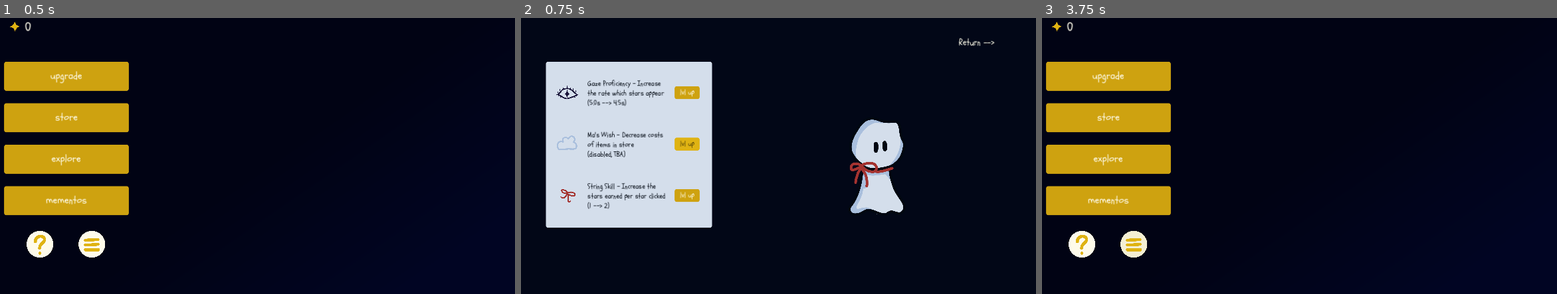
Above: before the commit, frames 1-3 (left to right).
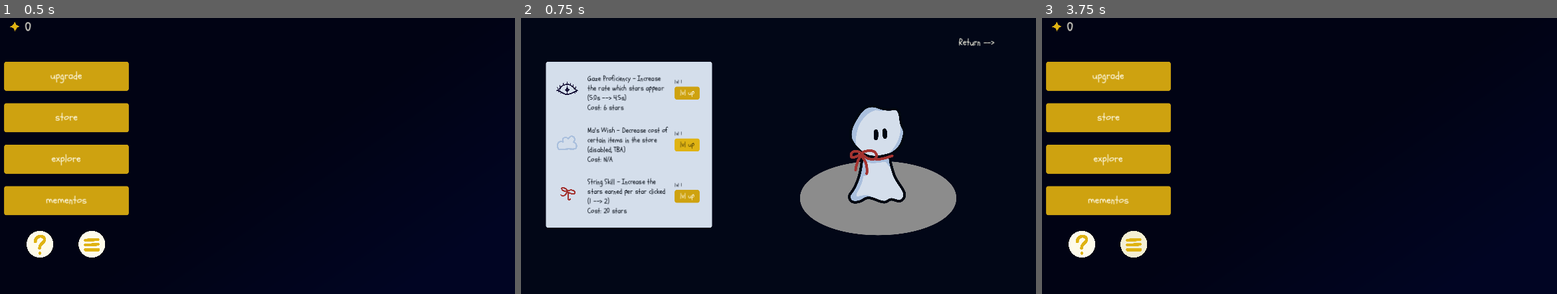
Above: after the commit, the same moments.

Repository: solicht88/I-am-a-Fluff
Game: Godot game, scene res://scenes/main/main.tscn
The game is run twice, just before and just after one commit, with the same random seed, the same clock (stepped at 60 frames per second) and the same inputs.
Inputs (mouse positions are in pixels of both pictures, inside the frame that each line leads up to):
- Up to frame 1 (0.5 s): no input
- Up to frame 2 (0.75 s): click "upgrade" at 0.5 s
- Up to frame 3 (3.75 s): click "lvl up" at 1.25 s; click "lvl up" at 2 s; click "Return -->" at 2.75 s; click (1134, 244) at 3.5 s

Frame 1 is identical in both runs. In frame 2, 9.6% of the frame differs, in the area x 6-85%, y 20-79%; in frame 3, nothing differs.
Error after the commit: Invalid type in function 'add_child' in base 'Control (main_interface.gd)'. The Object-derived class of argument 1 (PackedScene) is not a subclass of the expec…

Commit message:
added cost + lvl info to upgrade ui, updated main menu + resume/quit game, working on saves

Diff:
--- a/project.godot
+++ b/project.godot
@@ -15,6 +15,10 @@
 config/features=PackedStringArray("4.2", "Forward Plus")
 config/icon="res://img/icons/puff_icon.png"
 
+[autoload]
+
+Save="*res://scripts/main/save.gd"
+
 [display]
 
 window/size/viewport_width=1280
@@ -25,6 +29,10 @@
 
 enabled=PackedStringArray("res://addons/wakatime/plugin.cfg")
 
+[filesystem]
+
+import/blender/enabled=false
+
 [input]
 
 leftclick={
--- /dev/null
+++ b/scenes/dark_text.tres
@@ -0,0 +1,18 @@
+[gd_resource type="Theme" load_steps=3 format=3 uid="uid://ba7ehrhp4kipx"]
+
+[ext_resource type="FontFile" uid="uid://bowrdqh4kjwdd" path="res://fonts/Schoolbell-Regular.ttf" id="1_e5j1q"]
+
+[sub_resource type="StyleBoxEmpty" id="StyleBoxEmpty_562bb"]
+
+[resource]
+Label/colors/font_color = Color(0, 0.027451, 0.0666667, 1)
+Label/colors/font_outline_color = Color(0, 0.027451, 0.0666667, 1)
+Label/colors/font_shadow_color = Color(0, 0, 0, 0)
+Label/constants/line_spacing = 1
+Label/constants/outline_size = 0
+Label/constants/shadow_offset_x = 1
+Label/constants/shadow_offset_y = 1
+Label/constants/shadow_outline_size = 1
+Label/font_sizes/font_size = 16
+Label/fonts/font = ExtResource("1_e5j1q")
+Label/styles/normal = SubResource("StyleBoxEmpty_562bb")
--- a/scenes/main/interface.tscn
+++ b/scenes/main/interface.tscn
@@ -124,3 +124,4 @@
 texture_hover = ExtResource("9_no8pp")
 
 [connection signal="pressed" from="upgrade" to="." method="_on_upgrade_pressed"]
+[connection signal="pressed" from="menu" to="." method="_on_menu_pressed"]
--- a/scenes/main/menu.tscn
+++ b/scenes/main/menu.tscn
@@ -1,11 +1,13 @@
 [gd_scene load_steps=3 format=3 uid="uid://b5kl0q7qgula4"]
 
 [ext_resource type="Theme" uid="uid://cju4d47giq4m6" path="res://scenes/button.tres" id="1_akeyt"]
-[ext_resource type="Script" path="res://scripts/main/save.gd" id="2_7vak5"]
+[ext_resource type="Script" path="res://scripts/main/menu.gd" id="1_utqdv"]
 
 [node name="menu" type="Control"]
+z_index = 1
 layout_mode = 3
 anchors_preset = 0
+script = ExtResource("1_utqdv")
 
 [node name="ColorRect" type="ColorRect" parent="."]
 custom_minimum_size = Vector2(1280, 720)
@@ -14,25 +16,39 @@
 offset_bottom = 720.0
 color = Color(0, 0, 0, 0.686275)
 
-[node name="exit" type="Button" parent="."]
+[node name="resume" type="Button" parent="."]
 custom_minimum_size = Vector2(300, 70)
 layout_mode = 1
 offset_left = 490.0
-offset_top = 375.0
+offset_top = 215.0
 offset_right = 790.0
-offset_bottom = 445.0
+offset_bottom = 285.0
 mouse_default_cursor_shape = 2
 theme = ExtResource("1_akeyt")
-text = "Exit Game"
+text = "Resume"
 
 [node name="save" type="Button" parent="."]
 custom_minimum_size = Vector2(300, 70)
 layout_mode = 1
 offset_left = 490.0
-offset_top = 275.0
+offset_top = 325.0
 offset_right = 790.0
-offset_bottom = 345.0
+offset_bottom = 395.0
 mouse_default_cursor_shape = 2
 theme = ExtResource("1_akeyt")
 text = "Save Progress"
-script = ExtResource("2_7vak5")
+
+[node name="exit" type="Button" parent="."]
+custom_minimum_size = Vector2(300, 70)
+layout_mode = 1
+offset_left = 491.0
+offset_top = 435.0
+offset_right = 791.0
+offset_bottom = 505.0
+mouse_default_cursor_shape = 2
+theme = ExtResource("1_akeyt")
+text = "Exit Game"
+
+[connection signal="pressed" from="resume" to="." method="_on_resume_pressed"]
+[connection signal="pressed" from="save" to="." method="_on_save_pressed"]
+[connection signal="pressed" from="exit" to="." method="_on_exit_pressed"]
--- a/scenes/upgrade/upg_interface.tscn
+++ b/scenes/upgrade/upg_interface.tscn
@@ -1,9 +1,9 @@
-[gd_scene load_steps=11 format=3 uid="uid://dinpmsn60y4kv"]
+[gd_scene load_steps=9 format=3 uid="uid://dinpmsn60y4kv"]
 
 [ext_resource type="Script" path="res://scripts/upgrade/upg_interface.gd" id="1_edecy"]
 [ext_resource type="Theme" uid="uid://cju4d47giq4m6" path="res://scenes/button.tres" id="1_ttde2"]
 [ext_resource type="Texture2D" uid="uid://srynbfw1fua0" path="res://img/icons/eye.png" id="2_074lk"]
-[ext_resource type="FontFile" uid="uid://bowrdqh4kjwdd" path="res://fonts/Schoolbell-Regular.ttf" id="2_hc1nt"]
+[ext_resource type="Theme" uid="uid://ba7ehrhp4kipx" path="res://scenes/dark_text.tres" id="4_3u4h4"]
 [ext_resource type="Texture2D" uid="uid://bj6rwfm3cb87e" path="res://img/icons/cloud.png" id="5_2v2mj"]
 [ext_resource type="Texture2D" uid="uid://by210xn245wxk" path="res://img/icons/string.png" id="6_k0ak1"]
 
@@ -13,21 +13,6 @@
 corner_radius_top_right = 5
 corner_radius_bottom_right = 5
 corner_radius_bottom_left = 5
-
-[sub_resource type="StyleBoxEmpty" id="StyleBoxEmpty_562bb"]
-
-[sub_resource type="Theme" id="Theme_df3nj"]
-Label/colors/font_color = Color(0, 0.027451, 0.0666667, 1)
-Label/colors/font_outline_color = Color(0, 0.027451, 0.0666667, 1)
-Label/colors/font_shadow_color = Color(0, 0, 0, 0)
-Label/constants/line_spacing = 1
-Label/constants/outline_size = 0
-Label/constants/shadow_offset_x = 1
-Label/constants/shadow_offset_y = 1
-Label/constants/shadow_outline_size = 1
-Label/font_sizes/font_size = 16
-Label/fonts/font = ExtResource("2_hc1nt")
-Label/styles/normal = SubResource("StyleBoxEmpty_562bb")
 
 [sub_resource type="StyleBoxFlat" id="StyleBoxFlat_i304k"]
 bg_color = Color(0.6, 0.6, 0.6, 0)
@@ -53,18 +38,19 @@
 [node name="gaze" type="TextureRect" parent="."]
 layout_mode = 0
 offset_left = 115.0
-offset_top = 200.0
+offset_top = 190.0
 offset_right = 1139.0
-offset_bottom = 1224.0
+offset_bottom = 1214.0
 scale = Vector2(0.07, 0.07)
 texture = ExtResource("2_074lk")
 
 [node name="gaze_btn" type="Button" parent="."]
 custom_minimum_size = Vector2(60, 30)
+layout_mode = 0
 offset_left = 410.0
-offset_top = 219.0
+offset_top = 220.0
 offset_right = 470.0
-offset_bottom = 249.0
+offset_bottom = 250.0
 mouse_default_cursor_shape = 2
 theme = ExtResource("1_ttde2")
 theme_override_font_sizes/font_size = 16
@@ -74,13 +60,24 @@
 custom_minimum_size = Vector2(200, 2.08165e-12)
 layout_mode = 0
 offset_left = 200.0
-offset_top = 202.0
+offset_top = 190.0
 offset_right = 400.0
-offset_bottom = 270.0
-theme = SubResource("Theme_df3nj")
+offset_bottom = 281.0
+theme = ExtResource("4_3u4h4")
 text = "Gaze Proficiency - Increase the rate which stars appear
-(5.0s --> 4.5s)"
+(5.0s --> 4.5s)
+Cost: 6 stars"
 autowrap_mode = 2
+
+[node name="gaze_lvl" type="Label" parent="."]
+layout_mode = 0
+offset_left = 410.0
+offset_top = 200.0
+offset_right = 427.0
+offset_bottom = 217.0
+theme = ExtResource("4_3u4h4")
+theme_override_font_sizes/font_size = 12
+text = "lvl 1"
 
 [node name="wish" type="TextureRect" parent="."]
 layout_mode = 0
@@ -93,10 +90,11 @@
 
 [node name="wish_btn" type="Button" parent="."]
 custom_minimum_size = Vector2(60, 30)
+layout_mode = 0
 offset_left = 410.0
-offset_top = 343.0
+offset_top = 345.0
 offset_right = 470.0
-offset_bottom = 373.0
+offset_bottom = 375.0
 mouse_default_cursor_shape = 2
 theme = ExtResource("1_ttde2")
 theme_override_font_sizes/font_size = 16
@@ -107,29 +105,41 @@
 custom_minimum_size = Vector2(200, 2.08165e-12)
 layout_mode = 0
 offset_left = 200.0
-offset_top = 326.0
+offset_top = 315.0
 offset_right = 400.0
-offset_bottom = 394.0
-theme = SubResource("Theme_df3nj")
-text = "Ma's Wish - Decrease costs of items in store
-(disabled, TBA)"
+offset_bottom = 406.0
+theme = ExtResource("4_3u4h4")
+text = "Ma's Wish - Decrease cost of certain items in the store
+(disabled, TBA)
+Cost: N/A"
 autowrap_mode = 2
 
-[node name="string" type="TextureRect" parent="."]
+[node name="wish_lvl" type="Label" parent="."]
+layout_mode = 0
+offset_left = 410.0
+offset_top = 325.0
+offset_right = 427.0
+offset_bottom = 342.0
+theme = ExtResource("4_3u4h4")
+theme_override_font_sizes/font_size = 12
+text = "lvl 1"
+
+[node name="red_string" type="TextureRect" parent="."]
 layout_mode = 0
 offset_left = 115.0
-offset_top = 445.0
+offset_top = 440.0
 offset_right = 1139.0
-offset_bottom = 1469.0
+offset_bottom = 1464.0
 scale = Vector2(0.075, 0.075)
 texture = ExtResource("6_k0ak1")
 
 [node name="string_btn" type="Button" parent="."]
 custom_minimum_size = Vector2(60, 30)
+layout_mode = 0
 offset_left = 410.0
-offset_top = 467.0
+offset_top = 469.0
 offset_right = 470.0
-offset_bottom = 497.0
+offset_bottom = 499.0
 mouse_default_cursor_shape = 2
 theme = ExtResource("1_ttde2")
 theme_override_font_sizes/font_size = 16
@@ -139,13 +149,24 @@
 custom_minimum_size = Vector2(200, 2.08165e-12)
 layout_mode = 0
 offset_left = 200.0
-offset_top = 450.0
+offset_top = 439.0
 offset_right = 400.0
-offset_bottom = 518.0
-theme = SubResource("Theme_df3nj")
+offset_bottom = 530.0
+theme = ExtResource("4_3u4h4")
 text = "String Skill - Increase the stars earned per star clicked
-(1 --> 2)"
+(1 --> 2)
+Cost: 20 stars"
 autowrap_mode = 2
+
+[node name="string_lvl" type="Label" parent="."]
+layout_mode = 0
+offset_left = 410.0
+offset_top = 449.0
+offset_right = 427.0
+offset_bottom = 466.0
+theme = ExtResource("4_3u4h4")
+theme_override_font_sizes/font_size = 12
+text = "lvl 1"
 
 [node name="exit" type="Button" parent="."]
 layout_mode = 0
@@ -163,4 +184,7 @@
 theme_override_styles/focus = SubResource("StyleBoxFlat_i304k")
 text = "Return -->"
 
+[connection signal="pressed" from="gaze_btn" to="." method="_on_gaze_btn_pressed"]
+[connection signal="pressed" from="wish_btn" to="." method="_on_wish_btn_pressed"]
+[connection signal="pressed" from="string_btn" to="." method="_on_string_btn_pressed"]
 [connection signal="pressed" from="exit" to="." method="_on_exit_pressed"]
--- a/scenes/upgrade/upgrade.tscn
+++ b/scenes/upgrade/upgrade.tscn
@@ -1,6 +1,7 @@
-[gd_scene load_steps=3 format=3 uid="uid://c4j21q2xruqvu"]
+[gd_scene load_steps=4 format=3 uid="uid://c4j21q2xruqvu"]
 
 [ext_resource type="Texture2D" uid="uid://dexpeo0dgvcb5" path="res://img/characters/puff_main.png" id="1_byt0f"]
+[ext_resource type="Texture2D" uid="uid://p1bg3klkhvq0" path="res://img/characters/spotlight.png" id="1_fj2iu"]
 [ext_resource type="PackedScene" uid="uid://dinpmsn60y4kv" path="res://scenes/upgrade/upg_interface.tscn" id="2_ppftl"]
 
 [node name="upgrade" type="Node2D"]
@@ -10,8 +11,13 @@
 offset_bottom = 720.0
 color = Color(0.00710565, 0.0299158, 0.0907694, 1)
 
-[node name="Sprite2D" type="Sprite2D" parent="."]
-position = Vector2(900, 410)
+[node name="spotlight" type="Sprite2D" parent="."]
+position = Vector2(900, 350)
+scale = Vector2(0.45, 0.45)
+texture = ExtResource("1_fj2iu")
+
+[node name="puff" type="Sprite2D" parent="."]
+position = Vector2(900, 380)
 scale = Vector2(0.3, 0.3)
 texture = ExtResource("1_byt0f")
 
--- a/scripts/characters/star.gd
+++ b/scripts/characters/star.gd
@@ -1,11 +1,11 @@
 extends Area2D
 
-signal star_collected
+signal star_collected(coords)
 
 func _input_event(_viewport, event, _dx):
 	if event.is_action_pressed("leftclick"):
 		Input.set_default_cursor_shape(Input.CURSOR_ARROW)
-		star_collected.emit()
+		star_collected.emit(get_parent().global_position)
 		get_parent().queue_free()
 
 func _on_mouse_entered():
--- a/scripts/main/main.gd
+++ b/scripts/main/main.gd
@@ -1,16 +1,19 @@
 extends Node2D
 
+@onready var interface := $interface
 @onready var counter := $interface/counter as Label
 @onready var timer := $Timer as Timer
 # temp testing for manually placed star
 #@onready var star := $star1/Area2D as Node2D
 
+#interface.menu_open.connect(_update_counter)
+
 var star1 = preload("res://scenes/characters/star_1.tscn")
-var menu = preload("res://scenes/main/menu.tscn")
 
 var stars = 0
 var ulcorner = Vector2(400, 50)
 var brcorner = Vector2(1230, 670)
+var star_coords = []
 
 # Called when the node enters the scene tree for the first time.
 func _ready():
@@ -23,7 +26,9 @@
 func _process(_delta):
 	pass
 
-func _update_counter():
+# Randomized clickable stars
+func _update_counter(pos):
+	star_coords.remove_at(star_coords.find(pos))
 	stars += 1
 	counter.text = str(stars)
 
@@ -37,6 +42,7 @@
 	var new_star = star1.instantiate()
 	var coords = _get_random_point(ulcorner, brcorner)
 
+	star_coords.append(coords)
 	add_child(new_star)
 	new_star.set_position(coords)
 	new_star.get_node("Area2D").star_collected.connect(_update_counter)
@@ -44,3 +50,12 @@
 func _on_timer_timeout():
 	_spawn_star()
 	timer.start()
+
+# Menu
+func _menu_opened():
+	pass
+
+func save_progress():
+	Save.save_data.stars = star_coords
+	Save.save_game()
+	print(Save.save_data.stars)
--- a/scripts/main/main_interface.gd
+++ b/scripts/main/main_interface.gd
@@ -1,5 +1,8 @@
 extends Control
 
+var menu = preload("res://scenes/main/menu.tscn")
+
+signal menu_open
 
 # Called when the node enters the scene tree for the first time.
 func _ready():
@@ -13,4 +16,8 @@
 
 func _on_upgrade_pressed():
 	get_tree().change_scene_to_file("res://scenes/upgrade/upgrade.tscn")
-	pass # Replace with function body.
+
+
+func _on_menu_pressed():
+	add_child(menu)
+	menu_open.emit()
--- /dev/null
+++ b/scripts/main/menu.gd
@@ -0,0 +1,24 @@
+extends Control
+
+signal save_data
+
+# Called when the node enters the scene tree for the first time.
+func _ready():
+	pass # Replace with function body.
+
+
+# Called every frame. 'delta' is the elapsed time since the previous frame.
+func _process(_delta):
+	pass
+
+
+func _on_save_pressed():
+	save_data.emit()
+
+
+func _on_resume_pressed():
+	queue_free()
+
+
+func _on_exit_pressed():
+	get_tree().quit()
--- a/scripts/upgrade/upg_interface.gd
+++ b/scripts/upgrade/upg_interface.gd
@@ -12,3 +12,15 @@
 
 func _on_exit_pressed():
 	get_tree().change_scene_to_file("res://scenes/main/main.tscn")
+
+
+func _on_gaze_btn_pressed():
+	pass # Replace with function body.
+
+
+func _on_wish_btn_pressed():
+	pass # Replace with function body.
+
+
+func _on_string_btn_pressed():
+	pass # Replace with function body.
Binary file added: img/characters/spotlight.png
Not shown, added: img/characters/spotlight.png.import
Not shown, changed: img/art-files/puff.kra
Not shown, changed: img/art-files/puff.kra-autosave.kra
Not shown, changed: img/art-files/puff.kra~
Not shown, added: img/art-files/scenes.kra
Not shown, removed: img/art-files/sky.kra
Not shown, removed: img/art-files/sky.kra~
Not shown, added: img/art-files/sprites.kra
Not shown, added: img/art-files/sprites.kra~
